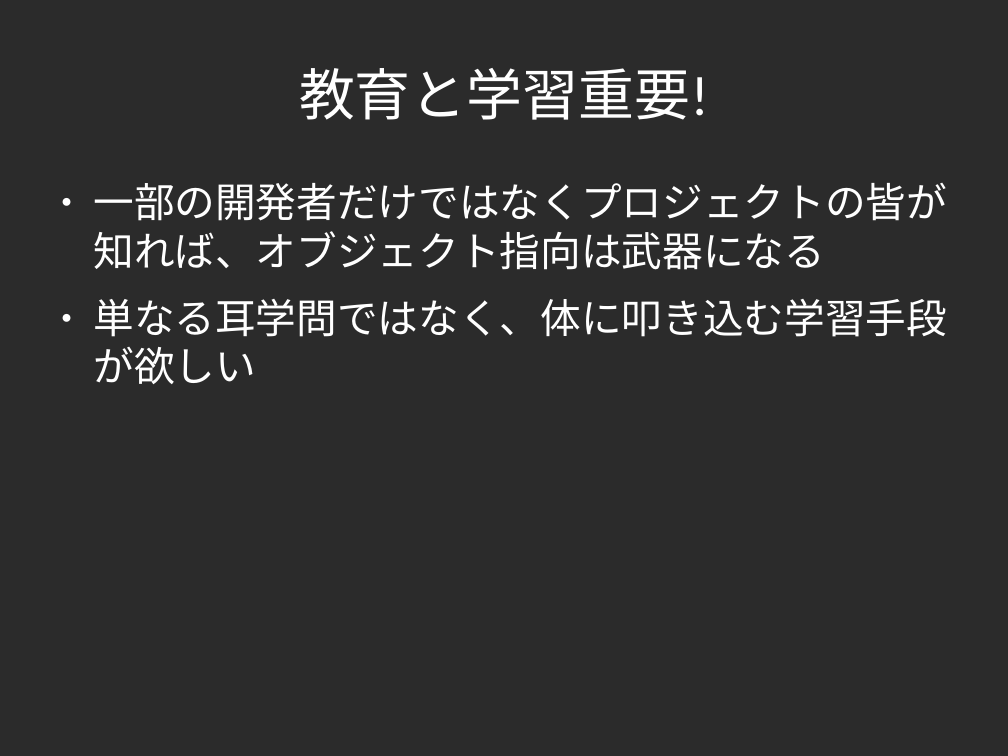
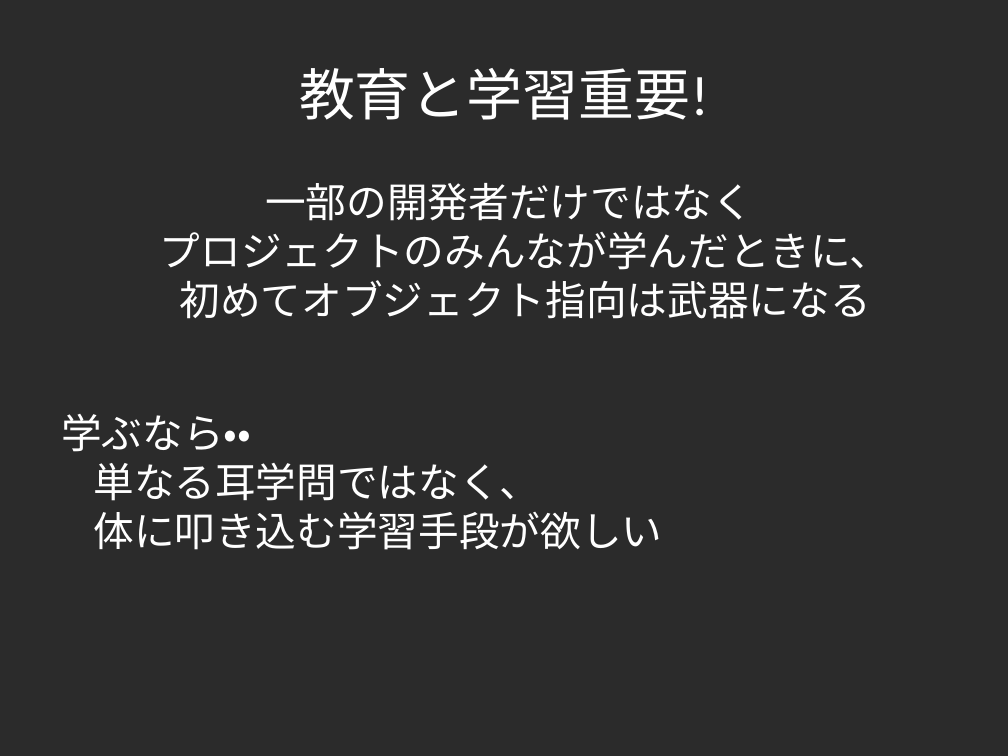
Before and after one commit to yojik/yojik-lib, a slide deck: slide 11 of 2009devsumi/oo_exercise/doc/devsum.odp. Drawn at 1008x756 pixels with LibreOffice and Linux fonts; fonts in the diff are those of the drawing; background and template pictures are left out; a plain dark background stands for a picture behind light text. Boxes give left, top, right and bottom in pixels: in the first picture for what was removed or moved away, otherwise in the second. Text is boxed around its words. In the diff, an @@ line names an element or a change of style, - is before the commit and + after.

```diff
--- a/2009devsumi/oo_exercise/doc/devsum.odp
+++ b/2009devsumi/oo_exercise/doc/devsum.odp
@@ text at (61,183,891,550): text changed @@
-● 一部の開発者だけではなくプロジェクトの皆が知れば、オブジェクト指向は武器になる
-● 単なる耳学問ではなく、体に叩き込む学習手段が欲しい
+一部の開発者だけではなく
+プロジェクトのみんなが学んだときに、
+初めてオブジェクト指向は武器になる
+学ぶなら・・
+単なる耳学問ではなく、
+体に叩き込む学習手段が欲しい
```
Also in this commit, not shown: 46 other slides changed.
